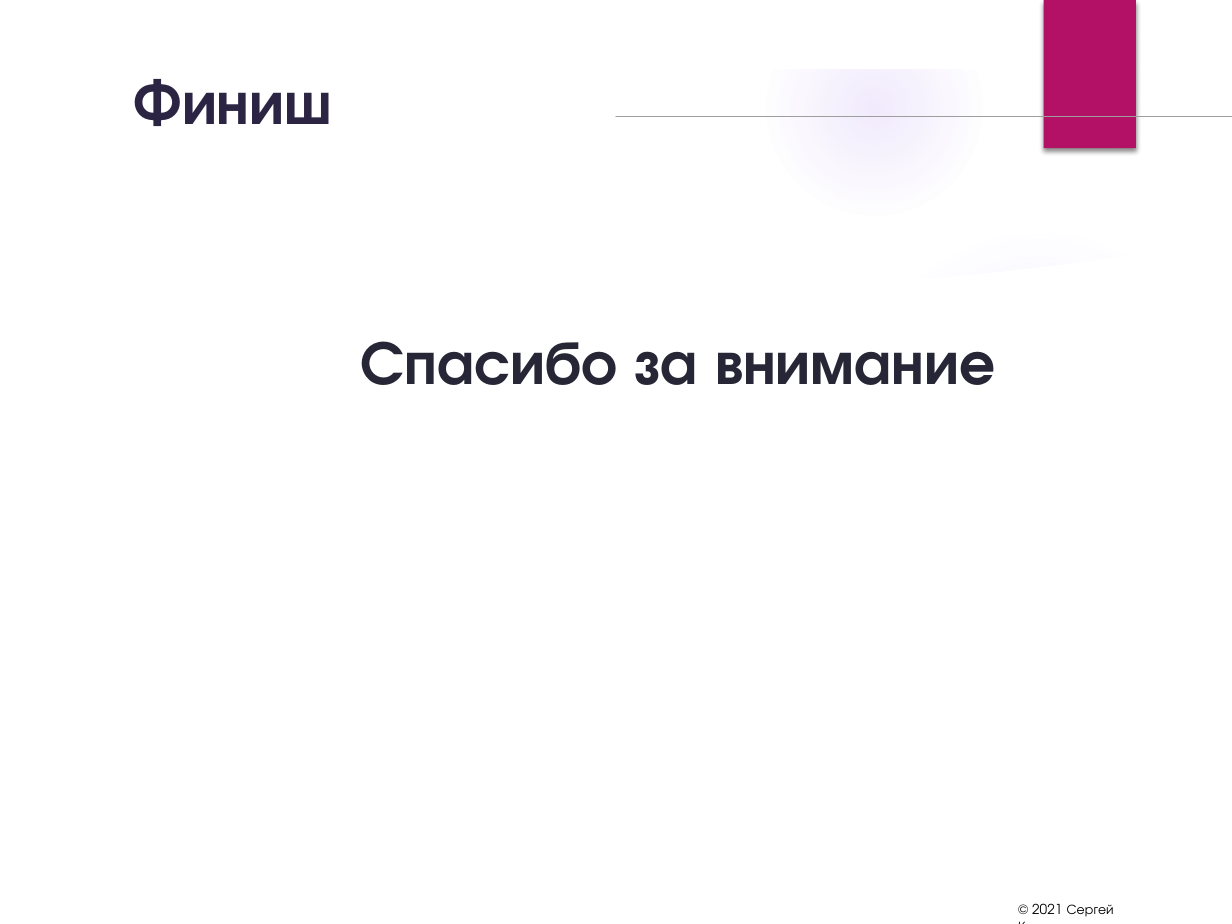
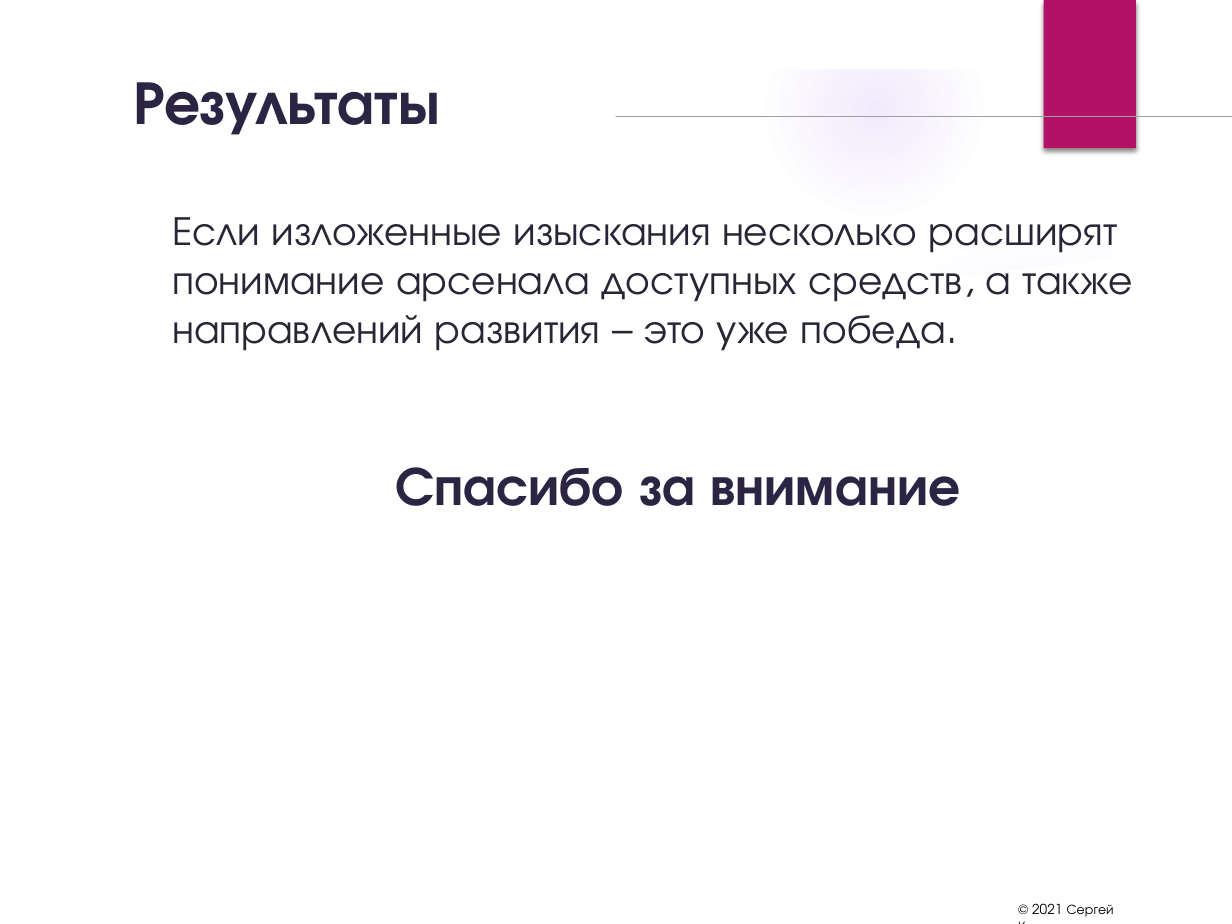
Before and after one commit to sergrt/tirx-example, a slide deck: slide 100 of rx_presentation.pptx (slide 97 before the commit). Drawn at 1232x924 pixels with LibreOffice and Linux fonts; fonts in the diff are those of the drawing; background and template pictures are left out. Boxes give left, top, right and bottom in pixels: in the first picture for what was removed or moved away, otherwise in the second. Text is boxed around its words. In the diff, an @@ line names an element or a change of style, - is before the commit and + after.

```diff
--- a/rx_presentation.pptx
+++ b/rx_presentation.pptx
@@ title at [134, 82, 441, 135]: text changed @@
-Финиш
+Результаты
@@ text "Если изложенные изыскания несколько расширят ...": place and size @@
-text "Если изложенные изыскания несколько расширят ..." at [361, 341, 995, 385]
+text "Если изложенные изыскания несколько расширят ..." at [172, 217, 1133, 506]
@@ text at [172, 217, 1133, 351]: paragraph added @@
+Если изложенные изыскания несколько расширят понимание арсенала доступных средств, а также направлений развития – это уже победа.
@@ text at [395, 467, 961, 506]: size 36 to 32 pt, text colour #262636 to #2C2443 in "Спасибо за внимание" @@
```
Also in this commit, not shown: 32 other slides changed, 4 slides added, 1 slide removed.
